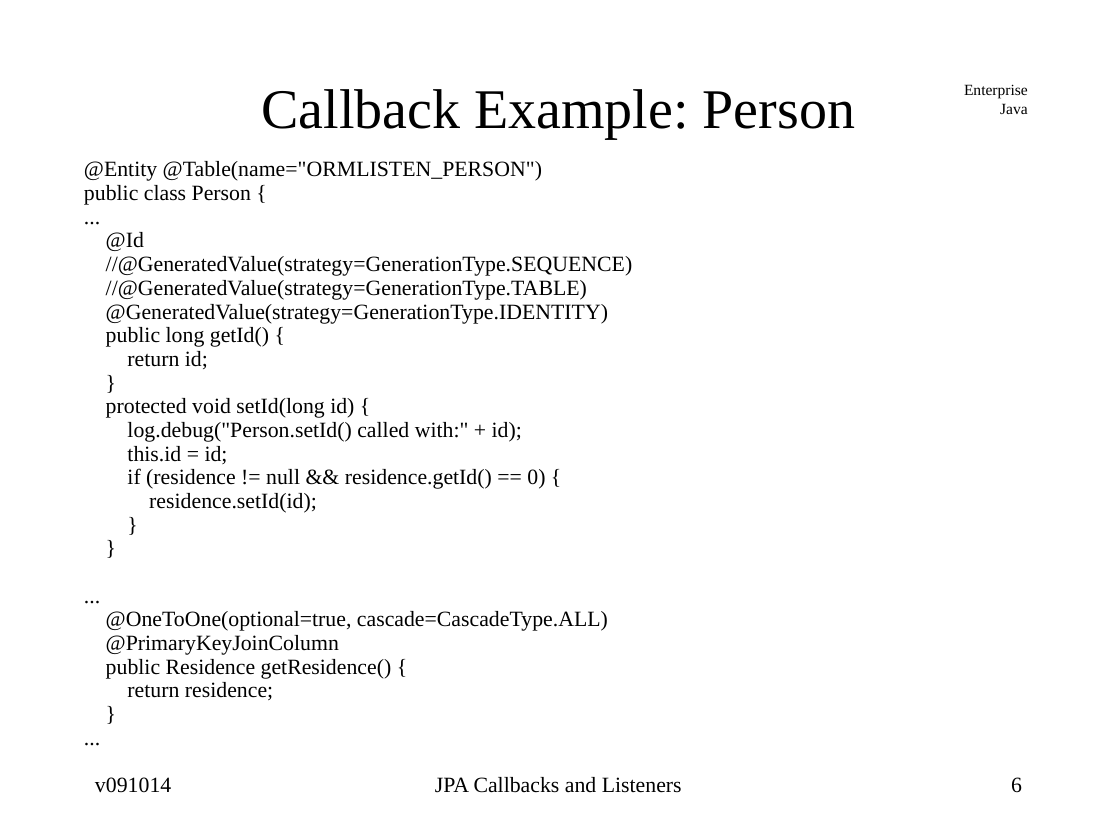
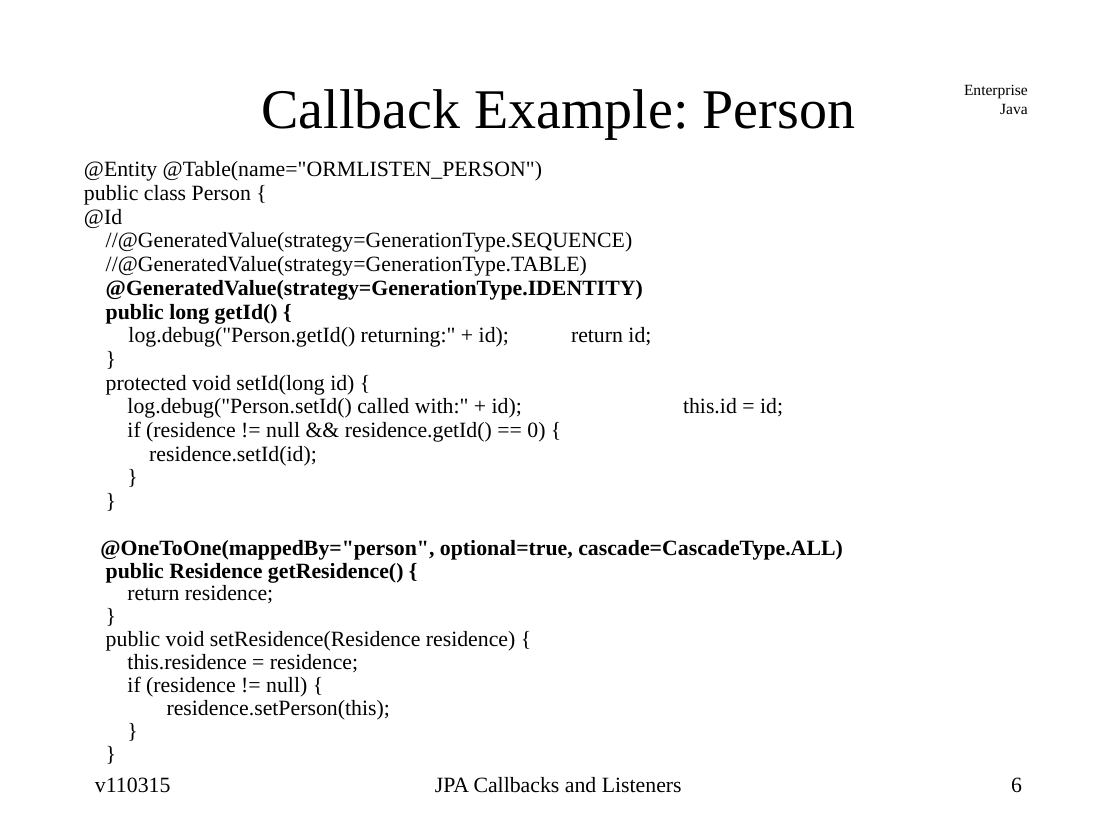
Before and after one commit to jcstaff/ejava-javaee, a slide deck: slide 6 of ormListeners/src/site/resources/lectures/ormListeners.ppt. Drawn at 1120x840 pixels with LibreOffice and Linux fonts; fonts in the diff are those of the drawing. Boxes give left, top, right and bottom in pixels: in the first picture for what was removed or moved away, otherwise in the second. Text is boxed around its words. In the diff, an @@ line names an element or a change of style, - is before the commit and + after.

```diff
--- a/ormListeners/src/site/resources/lectures/ormListeners.ppt
+++ b/ormListeners/src/site/resources/lectures/ormListeners.ppt
@@ text at (84,161,843,720): paragraph removed @@
-...
@@ text at (106,280,643,603): bold on in "@GeneratedValue(strategy=GenerationType.IDENTITY)", "public long getId() {", "public Residence getResidence() {"; line spacing 0.43 to 0.4 @@
@@ text at (128,327,651,347): text changed @@
-return id;
+log.debug("Person.getId() returning:" + id); return id;
@@ text at (127,398,522,418): text changed @@
-log.debug("Person.setId() called with:" + id);
-this.id = id;
+log.debug("Person.setId() called with:" + id); this.id = id;
@@ text at (100,540,843,560): text changed; bold on @@
-...
-@OneToOne(optional=true, cascade=CascadeType.ALL)
-@PrimaryKeyJoinColumn
+@OneToOne(mappedBy="person", optional=true, cascade=CascadeType.ALL)
@@ text at (106,631,516,720): text changed @@
-...
+public void setResidence(Residence residence) {
+this.residence = residence;
+if (residence != null) {
+residence.setPerson(this);
+}
+}
@@ text at (95,777,171,793): text changed @@
-v091014
+v110315
```
Also in this commit, not shown: 21 other slides changed, 15 slides added, 18 other files.
